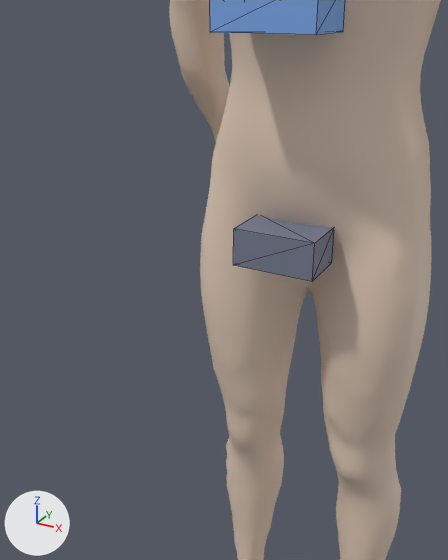
An edit to the glTF model assets/generated/base_bodies.glb, drawn before and after from the same camera.
Both versions are drawn from a 50 mm camera at (-0.403, -0.819, 1.223) aimed at (-0.565, -0.526, 1.076). Lighting does not change. The marker at lower left points along +X, +Y and +Z. The older version comes first. Mesh edges are drawn as thin lines on the coarser meshes. Where no turn or scale is listed for an object, it has been applied to the vertices.

The first picture shows 'Body_Neutral', 'Neutral_pants', 'Neutral_shirt'.
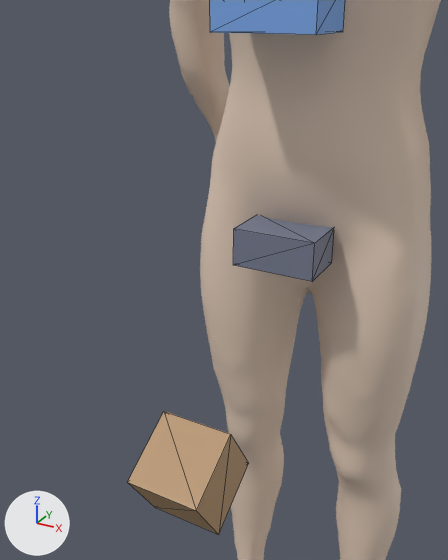
The change, as a list of edits to the scene's bpy script:
```text
Add mat_clothesheld:
    mat_clothesheld = principled_material('ClothesHeld')
    mat_clothesheld.base_color = (0.45, 0.28, 0.14)  # brown #b39069
    mat_clothesheld.roughness = 0.55
Add me_cube_026:
    me_cube_026.from_pydata([(-0.0225, -0.031, 0.0072), (-0.0225, 0.0072, 0.031), (-0.0225, -0.0072, -0.031), (-0.0225, 0.031, -0.0072), (0.0225, -0.031, 0.0072), (0.0225, 0.0072, 0.031), (0.0225, -0.0072, -0.031), (0.0225, 0.031, -0.0072)], [], [(0, 1, 3), (0, 3, 2), (2, 3, 7), (2, 7, 6), (6, 7, 5), (6, 5, 4), (4, 5, 1), (4, 1, 0), (2, 6, 4), (2, 4, 0), (7, 3, 1), (7, 1, 5)])
    me_cube_026.materials.append(mat_clothesheld)  # brown #b39069
Add ob_neutral_held:
    ob_neutral_held = bpy.data.objects.new('Neutral_held', me_cube_026)
    ob_neutral_held.location = (-0.56, -0.575, 0.9728)
```

Where the change shows, as pixel boxes (x1, y1, x2, y2) in the pictures (448 x 560 px):
'Neutral_held', added (brown)
    after: (128, 411, 249, 534)
